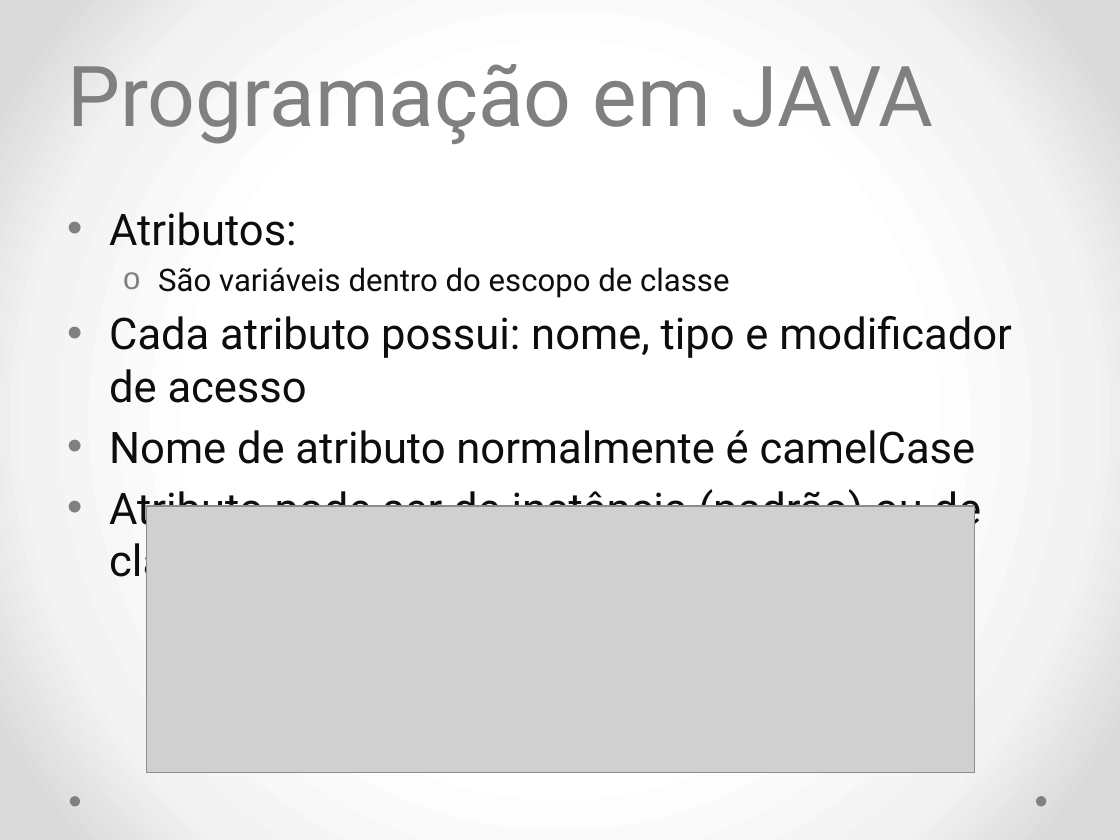
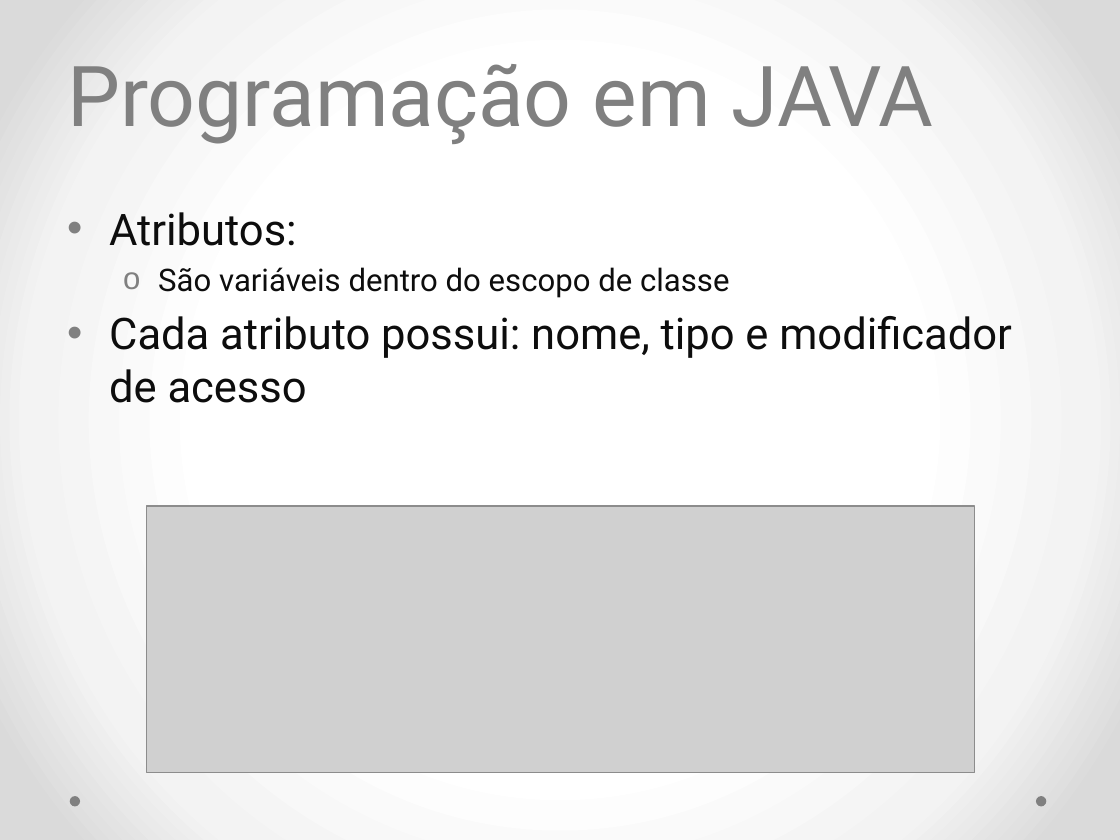
Before and after one commit to diogosm/cetam-lpoo-1, a slide deck: slide 26 of slides/aula 1.pptx. Drawn at 1120x840 pixels with LibreOffice and Linux fonts; fonts in the diff are those of the drawing; grey boxes stand for pictures. Boxes give left, top, right and bottom in pixels: in the first picture for what was removed or moved away, otherwise in the second. Text is boxed around its words. In the diff, an @@ line names an element or a change of style, - is before the commit and + after.

```diff
--- a/slides/aula 1.pptx
+++ b/slides/aula 1.pptx
@@ text at bbox=[109, 430, 982, 587]: paragraphs removed @@
-• Nome de atributo normalmente é camelCase
-• Atributo pode ser de instância (padrão) ou de classe
```
Also in this commit, not shown: 1 other slide changed, 1 slide added, 1 other file.
